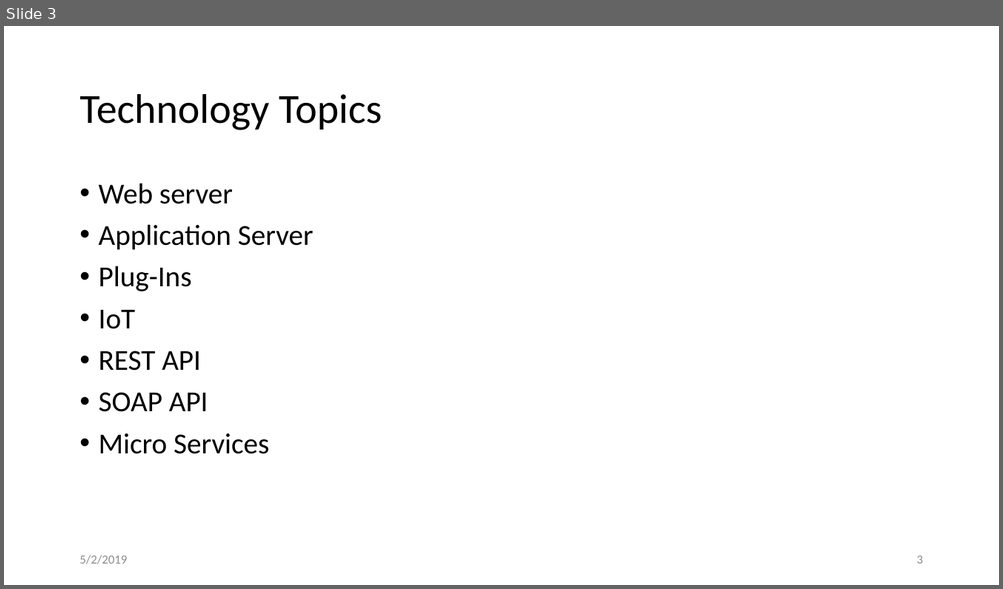
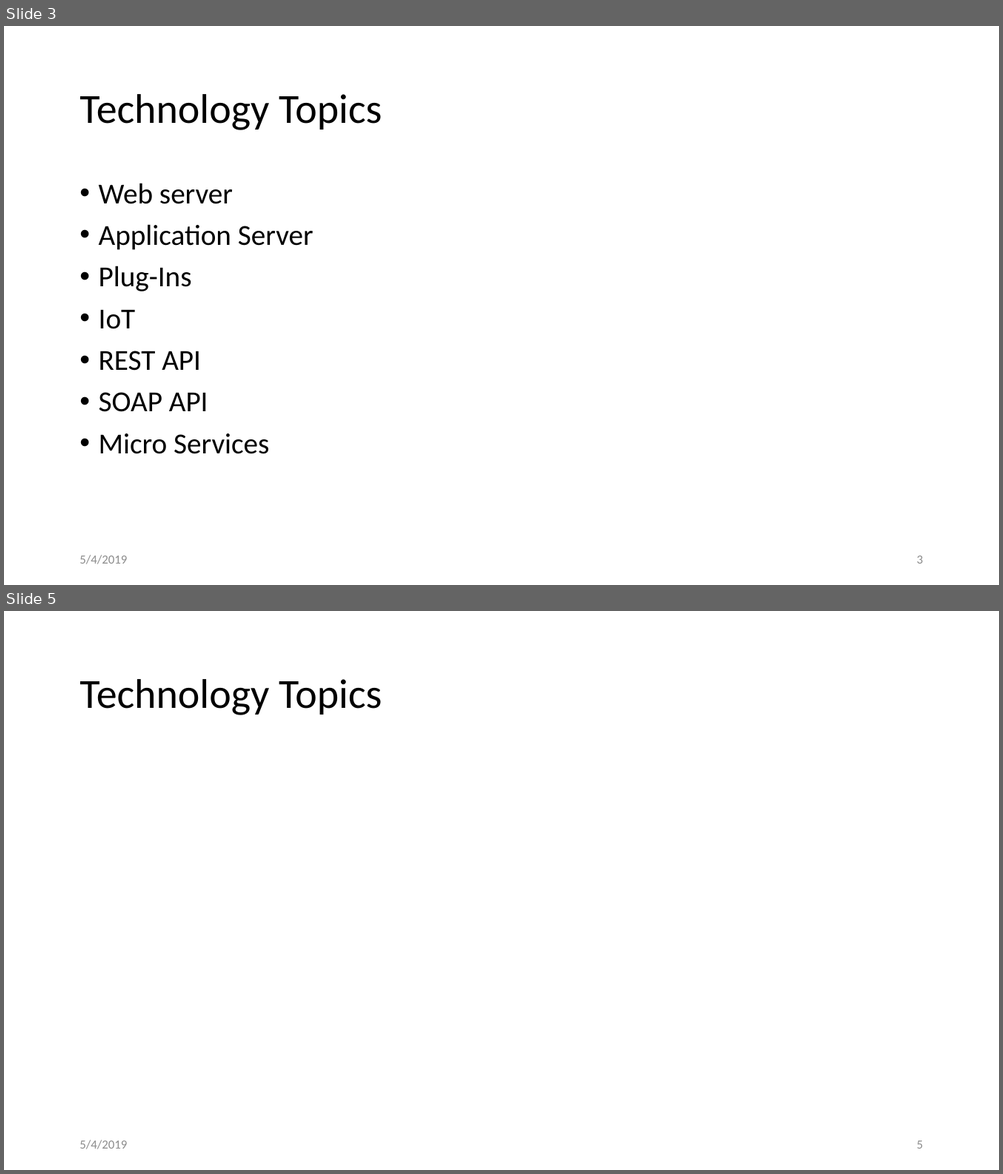
Before and after one commit to tvkatgit/latest, a slide deck: Technology.pptx. Shown one above the other, each under a label of ours: slide 3 before the commit, slides 3 and 5 after it; the slides between them are not shown. The pictures are 1003x589 and 1003x1174 pixels, drawn with LibreOffice and Linux fonts; fonts in the diff are those of the drawing; background and template pictures are left out. Boxes give left, top, right and bottom in pixels: in the first picture for what was removed or moved away, otherwise in the second. Text is boxed around its words. In the diff, an @@ line names an element or a change of style, - is before the commit and + after.

```diff
--- a/Technology.pptx
+++ b/Technology.pptx
@@ slide 5 added at [4,611,999,1170], background picture (left out) @@
@@ title added at [79,679,381,715], 40 pt, text #000000 @@
+Technology Topics
@@ text added at [79,1140,127,1150], 12 pt, text #8C8C8C @@
+5/4/2019
@@ page number added at [916,1141,922,1149], 12 pt, text #8C8C8C @@
+5
@@ slide 3 changed as well @@
@@ text at [79,555,127,565]: text changed @@
-5/2/2019
+5/4/2019
```
Also in this commit, not shown: 35 other slides changed, 1 other slide added.
